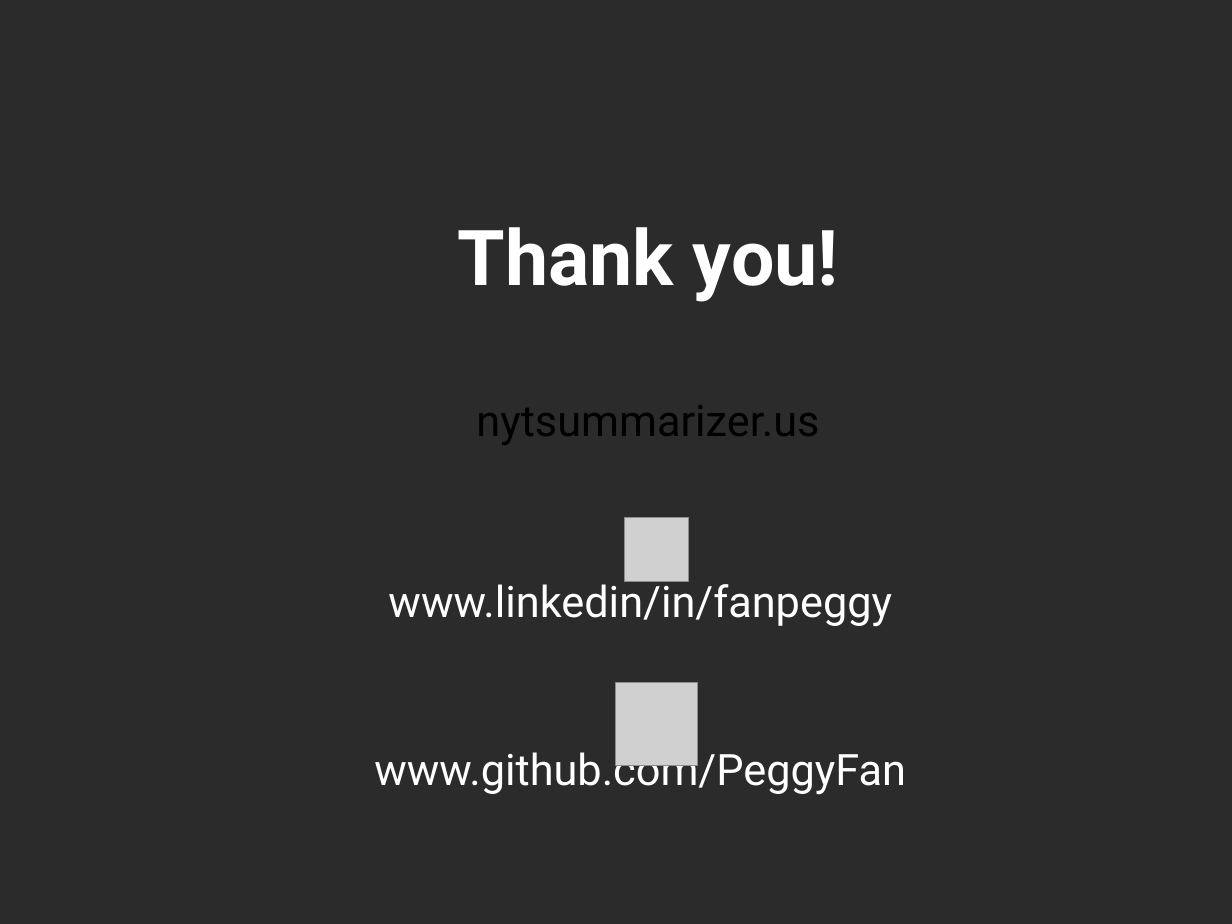
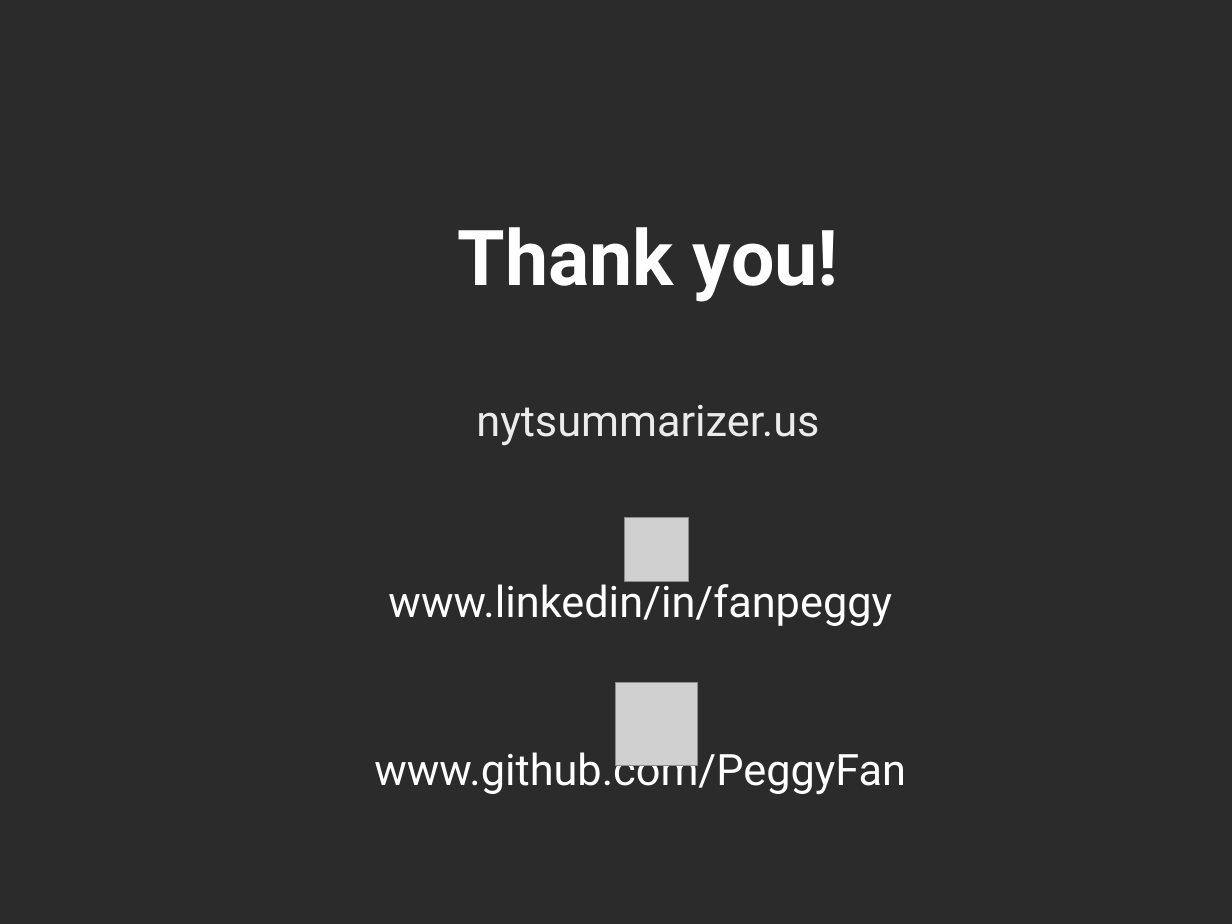
Before and after one commit to PeggyFan/Project, a slide deck: slide 12 of data/nyt_summarizer_10_09.pptx (slide 10 before the commit). Drawn at 1232x924 pixels with LibreOffice and Linux fonts; fonts in the diff are those of the drawing; grey boxes stand for pictures; background and template pictures are left out; a plain dark background stands for a picture behind light text. Boxes give left, top, right and bottom in pixels: in the first picture for what was removed or moved away, otherwise in the second. Text is boxed around its words. In the diff, an @@ line names an element or a change of style, - is before the commit and + after.

```diff
--- a/data/nyt_summarizer_10_09.pptx
+++ b/data/nyt_summarizer_10_09.pptx
@@ title at box(476, 405, 819, 446): text colour #000000 to #EBEBEB in "nytsummarizer.us" @@
```
Also in this commit, not shown: 4 other slides changed, 3 slides added, 2 slides removed, 6 other files.
